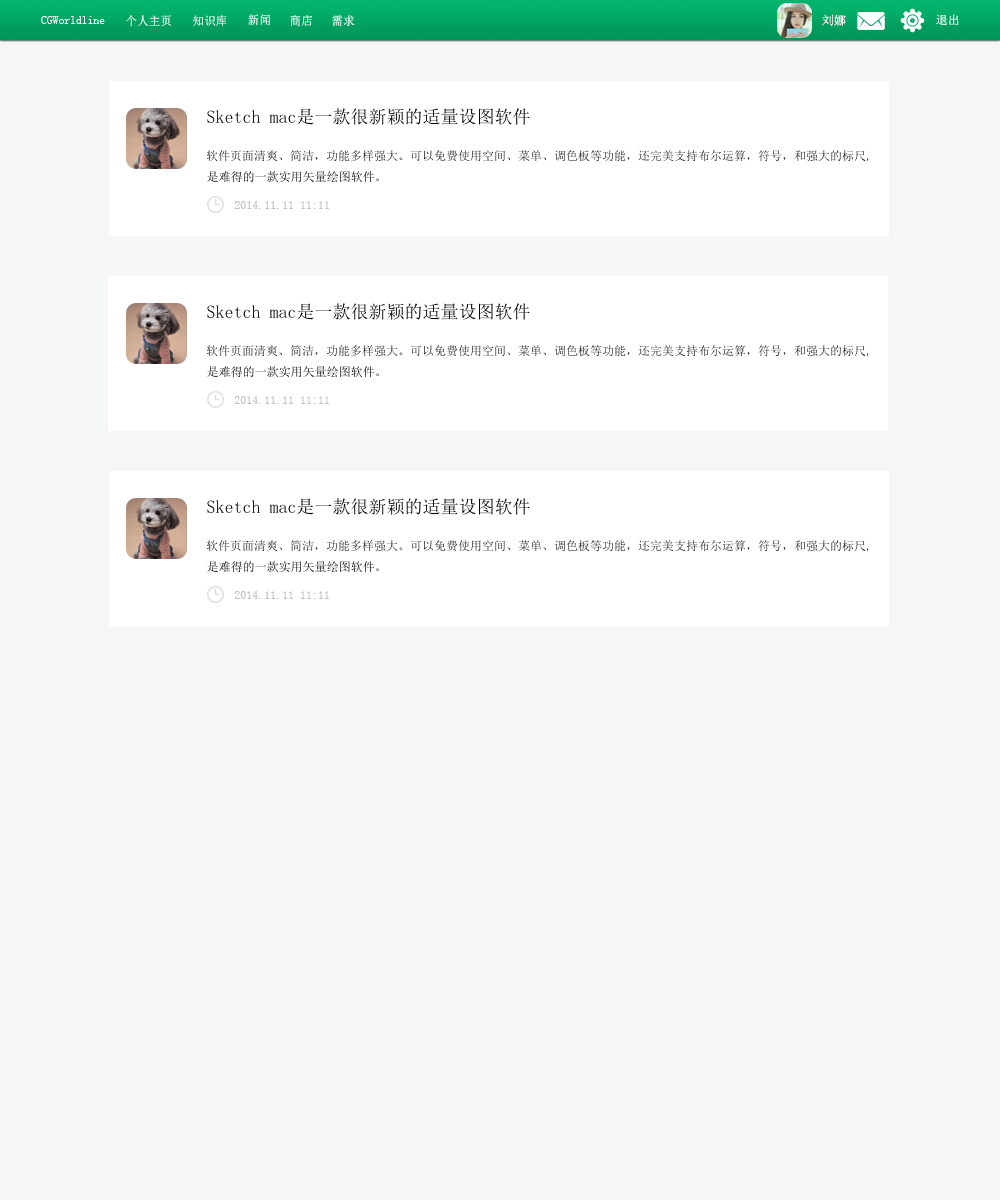
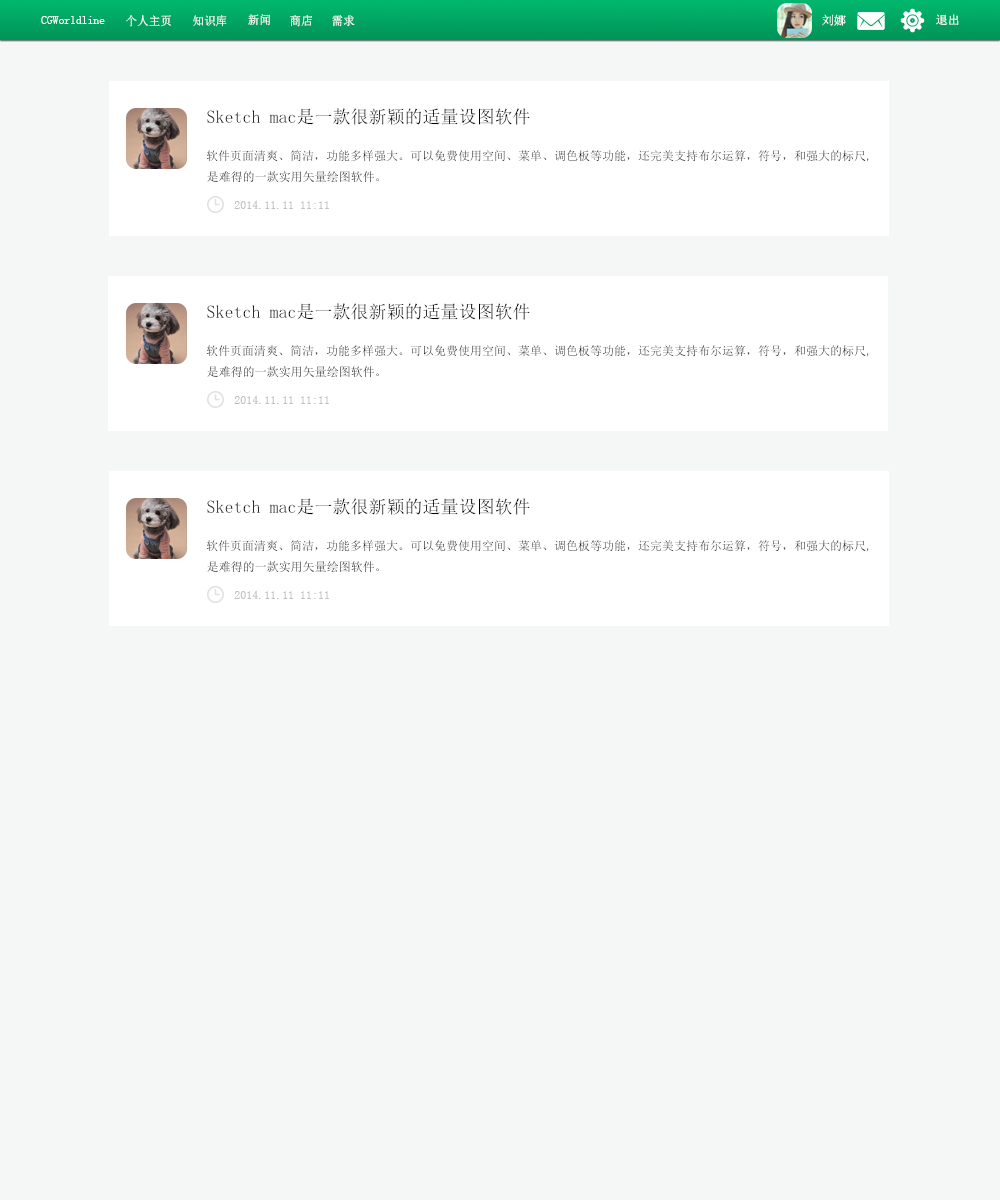
Layers edited between the first and the second 1000px x 1200px image:
painted on "矩形 1" over <box>41,14,959,27</box>
